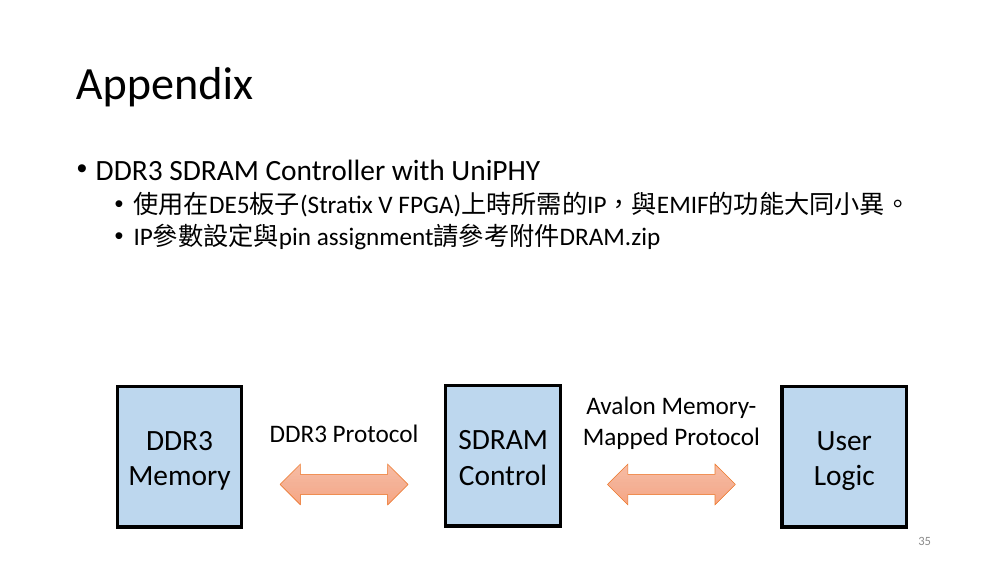
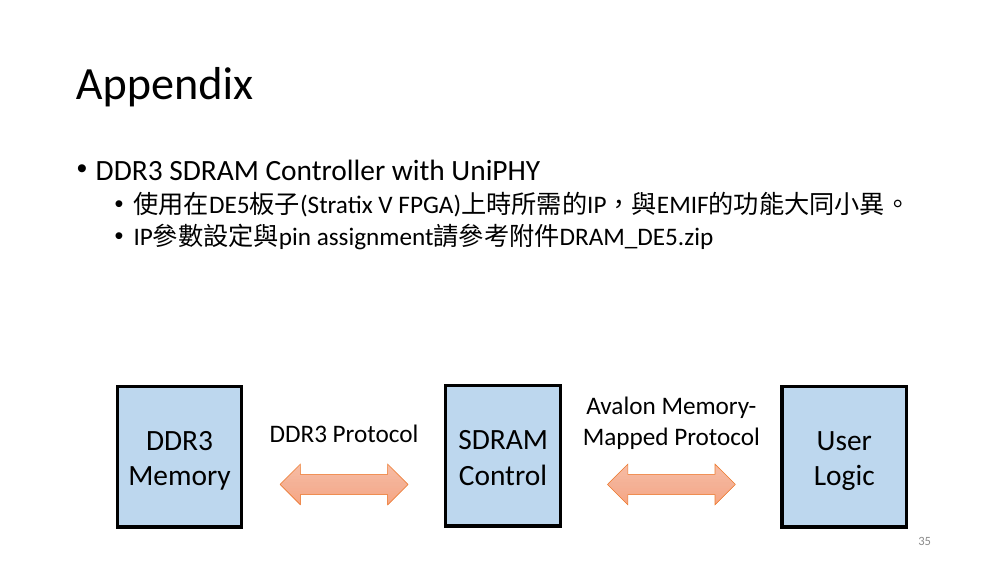
Before and after one commit to jelly99709/FPGA-DRAM-Tutorial, a slide deck: slide 35 of FPGA_DRAM_Tutorial.pptx. Drawn at 1008x567 pixels with LibreOffice and Linux fonts; fonts in the diff are those of the drawing. Boxes give left, top, right and bottom in pixels: in the first picture for what was removed or moved away, otherwise in the second. Text is boxed around its words. In the diff, an @@ line names an element or a change of style, - is before the commit and + after.

```diff
--- a/FPGA_DRAM_Tutorial.pptx
+++ b/FPGA_DRAM_Tutorial.pptx
@@ text at [134, 225, 714, 250]: text changed @@
-  • IP參數設定與pin assignment請參考附件DRAM.zip
+  • IP參數設定與pin assignment請參考附件DRAM_DE5.zip
```
Also in this commit, not shown: 1 other file.
